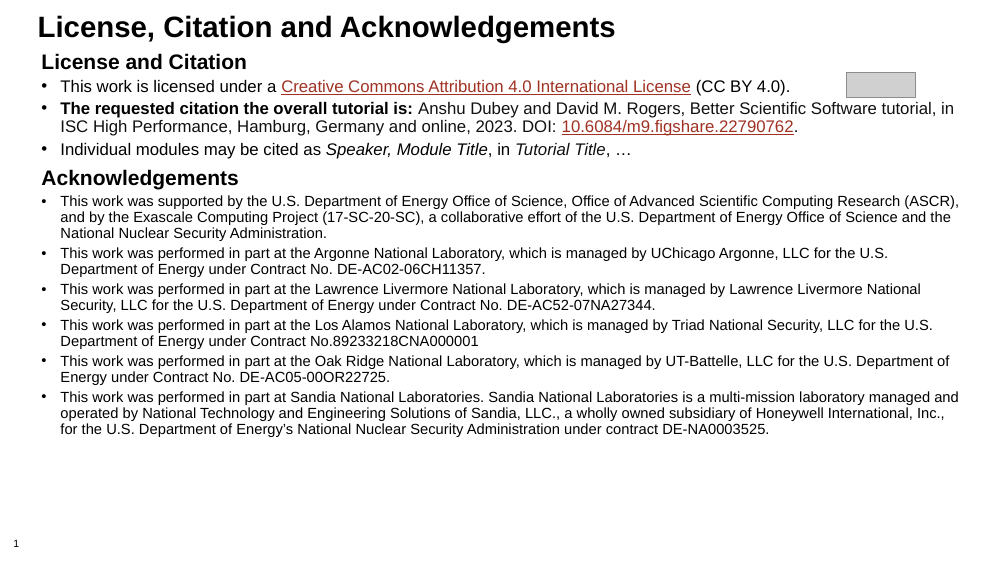
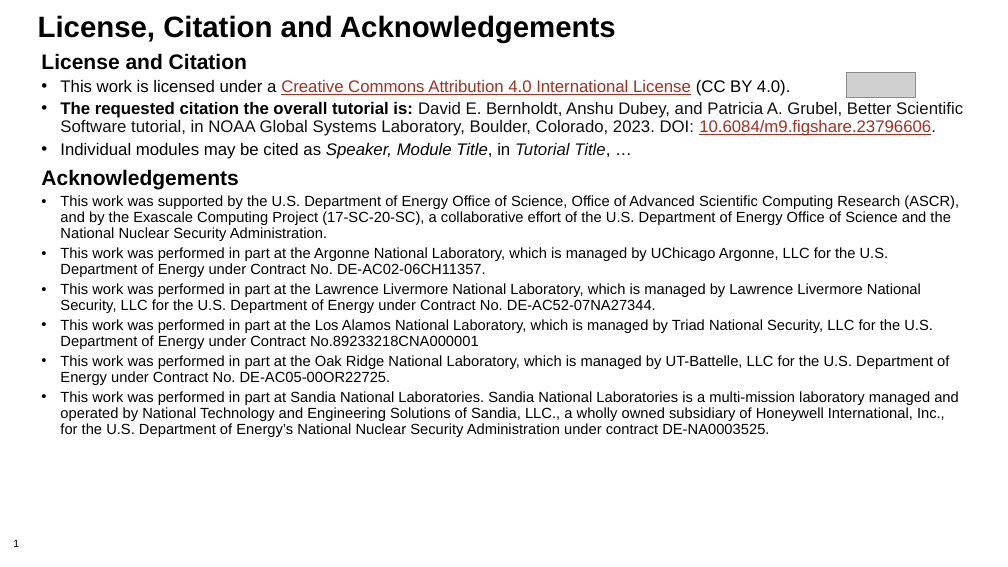
Before and after one commit to bssw-tutorial/presentations, a slide deck: slide 1 of license-master.pptx. Drawn at 1008x567 pixels with LibreOffice and Linux fonts; fonts in the diff are those of the drawing; grey boxes stand for pictures; background and template pictures are left out. Boxes give left, top, right and bottom in pixels: in the first picture for what was removed or moved away, otherwise in the second. Text is boxed around its words. In the diff, an @@ line names an element or a change of style, - is before the commit and + after.

Commit message:
Final presentations for NOAA

```diff
--- a/license-master.pptx
+++ b/license-master.pptx
@@ text at (60, 102, 963, 136): text changed @@
-• The requested citation the overall tutorial is: Anshu Dubey and David M. Rogers, Better Scientific Software tutorial, in ISC High Performance, Hamburg, Germany and online, 2023. DOI: 10.6084/m9.figshare.22790762.
+• The requested citation the overall tutorial is: David E. Bernholdt, Anshu Dubey, and Patricia A. Grubel, Better Scientific Software tutorial, in NOAA Global Systems Laboratory, Boulder, Colorado, 2023. DOI: 10.6084/m9.figshare.23796606.
```
Also in this commit, not shown: 7 other files.
